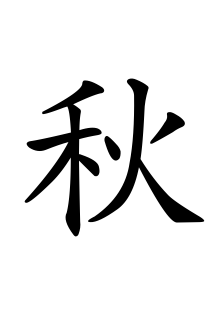
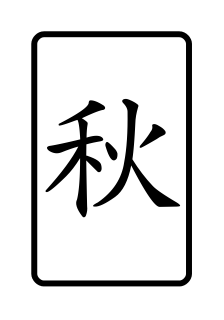
Layered file, before and after one edit (224 x 320). Changes by layer:
added layer "Clipboard" above "秋" over left=31, top=31, right=192, bottom=287
painted on "秋" over left=24, top=78, right=205, bottom=237
